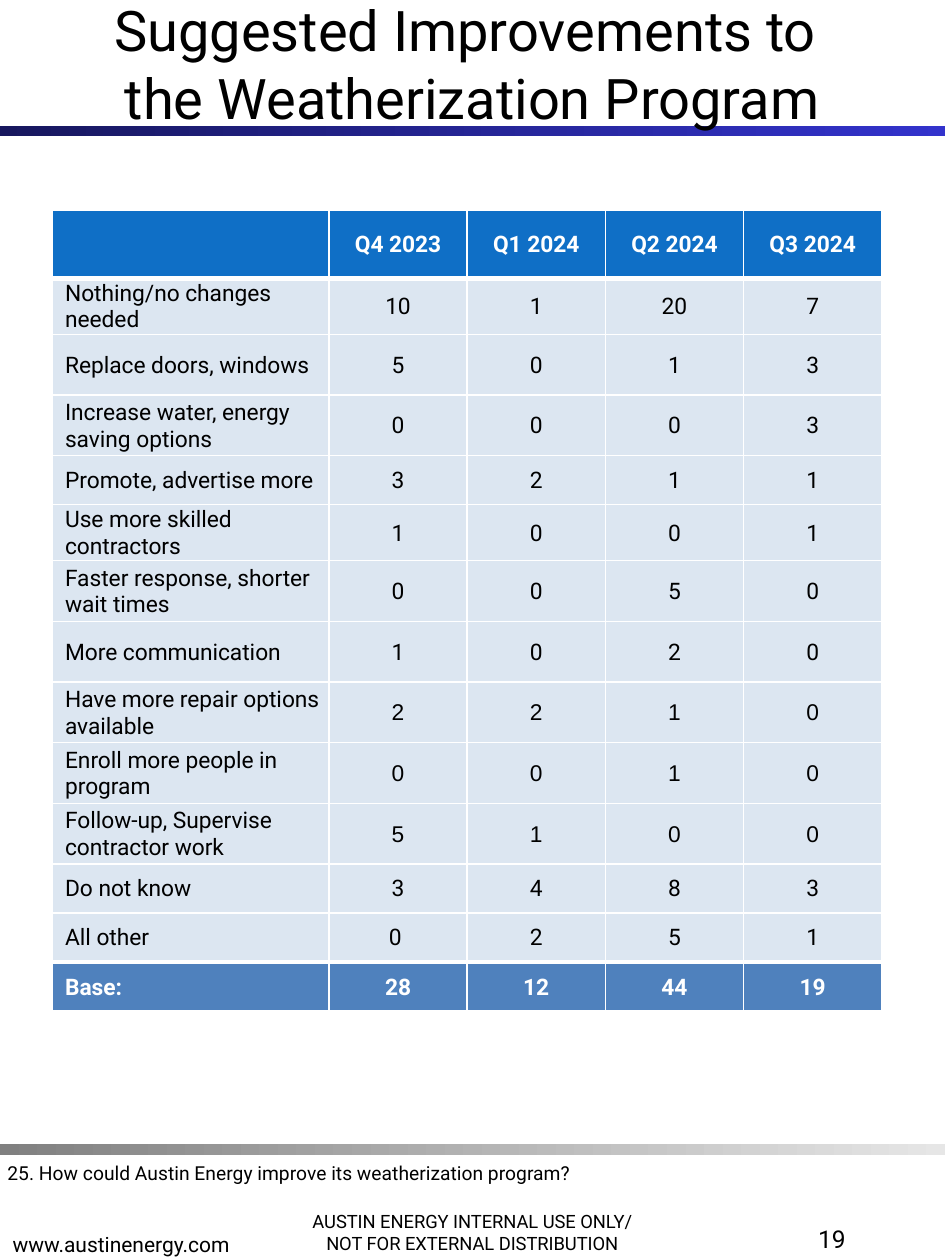
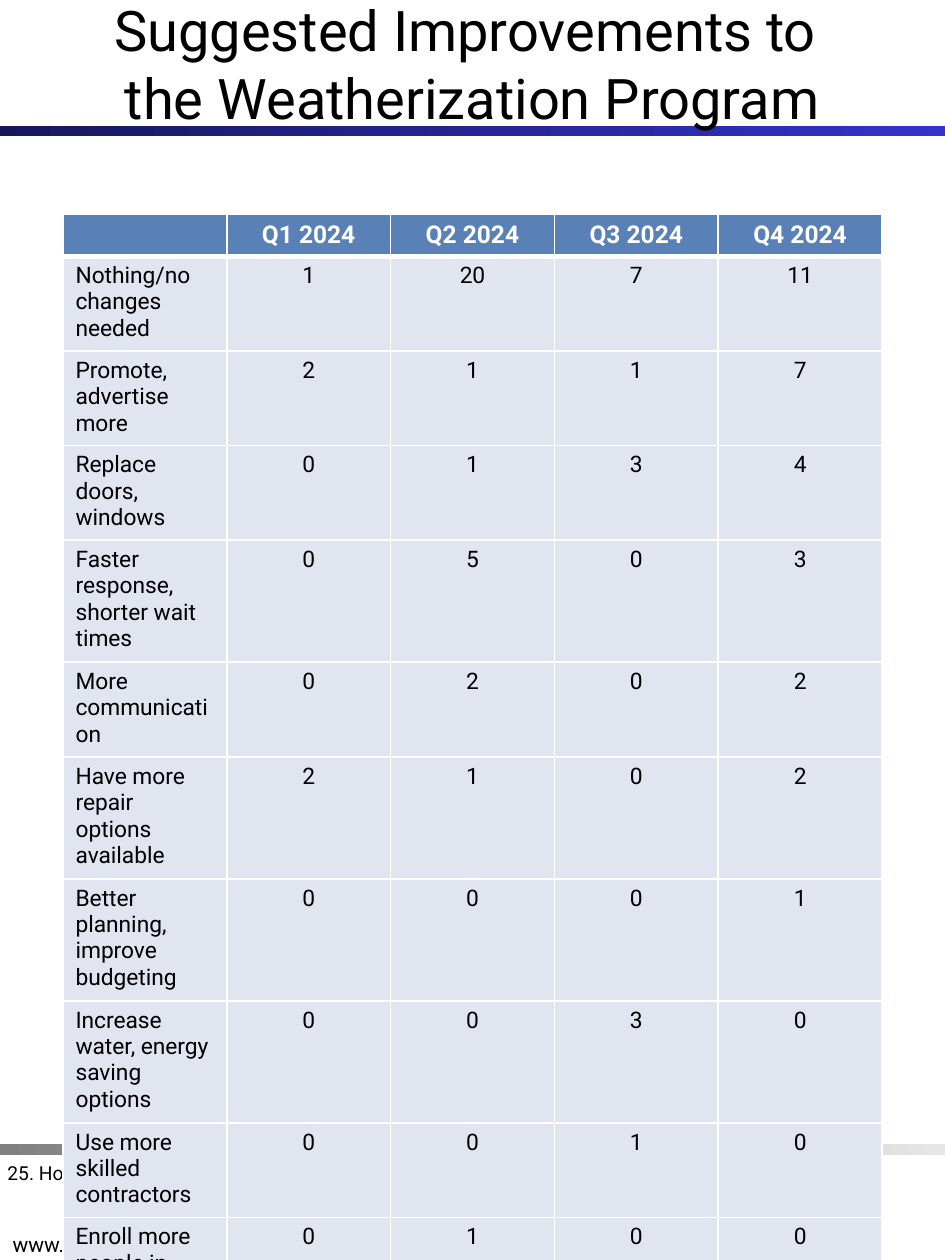
Before and after one commit to jellohead/AE_LIW_automation, a slide deck: slide 19 of src/AE_LIW_automation/output/AE_LIW_updated.pptx. Drawn at 945x1260 pixels with LibreOffice and Linux fonts; fonts in the diff are those of the drawing; background and template pictures are left out. Boxes give left, top, right and bottom in pixels: in the first picture for what was removed or moved away, otherwise in the second. Text is boxed around its words. In the diff, an @@ line names an element or a change of style, - is before the commit and + after.

```diff
--- a/src/AE_LIW_automation/output/AE_LIW_updated.pptx
+++ b/src/AE_LIW_automation/output/AE_LIW_updated.pptx
@@ table at [63, 214, 882, 1249] @@
-row 1:  | Q4 2023 | Q1 2024 | Q2 2024 | Q3 2024
-row 2: Nothing/no changes needed | 10 | 1 | 20 | 7
-row 3: Replace doors, windows | 5 | 0 | 1 | 3
-row 4: Increase water, energy saving options | 0 | 0 | 0 | 3
-row 5: Promote, advertise more | 3 | 2 | 1 | 1
-row 6: Use more skilled contractors | 1 | 0 | 0 | 1
-row 7: Faster response, shorter wait times | 0 | 0 | 5 | 0
-row 8: More communication | 1 | 0 | 2 | 0
-row 9: Have more repair options available | 2 | 2 | 1 | 0
-row 10: Enroll more people in program | 0 | 0 | 1 | 0
-row 11: Follow-up, Supervise contractor work | 5 | 1 | 0 | 0
-row 12: Do not know | 3 | 4 | 8 | 3
-row 13: All other | 0 | 2 | 5 | 1
-row 14: Base: | 28 | 12 | 44 | 19
+row 1:  | Q1 2024 | Q2 2024 | Q3 2024 | Q4 2024
+row 2: Nothing/no changes needed | 1 | 20 | 7 | 11
+row 3: Promote, advertise more | 2 | 1 | 1 | 7
+row 4: Replace doors, windows | 0 | 1 | 3 | 4
+row 5: Faster response, shorter wait times | 0 | 5 | 0 | 3
+row 6: More communication | 0 | 2 | 0 | 2
+row 7: Have more repair options available | 2 | 1 | 0 | 2
+row 8: Better planning, improve budgeting | 0 | 0 | 0 | 1
+row 9: Increase water, energy saving options | 0 | 0 | 3 | 0
+row 10: Use more skilled contractors | 0 | 0 | 1 | 0
+row 11: Enroll more people in program | 0 | 1 | 0 | 0
+row 12: Follow-up, Supervise contractor work | 1 | 0 | 0 | 0
+row 13: Do not know | 4 | 8 | 3 | 3
+row 14: All other | 2 | 5 | 1 | 3
+row 15: Base: | 12 | 44 | 19 | 36
@@ table: place and size @@
-table at [53, 210, 883, 1012]
+table at [63, 214, 882, 1249]
```
Also in this commit, not shown: 5 other files.
